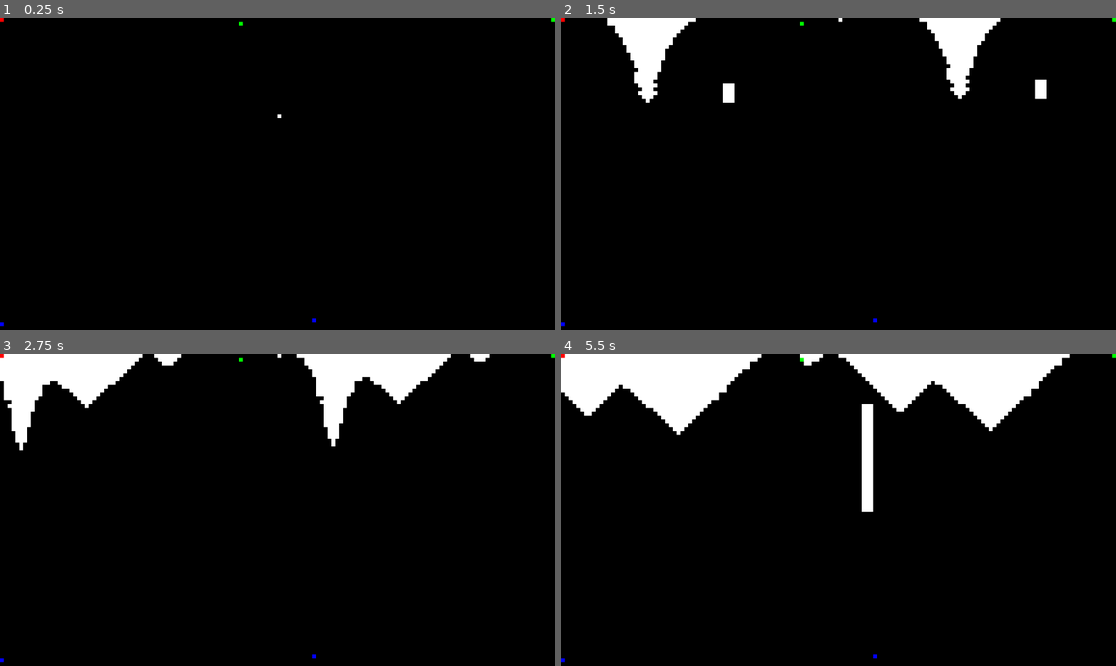
Above: before the commit, frames 1-4 (two rows, left to right).
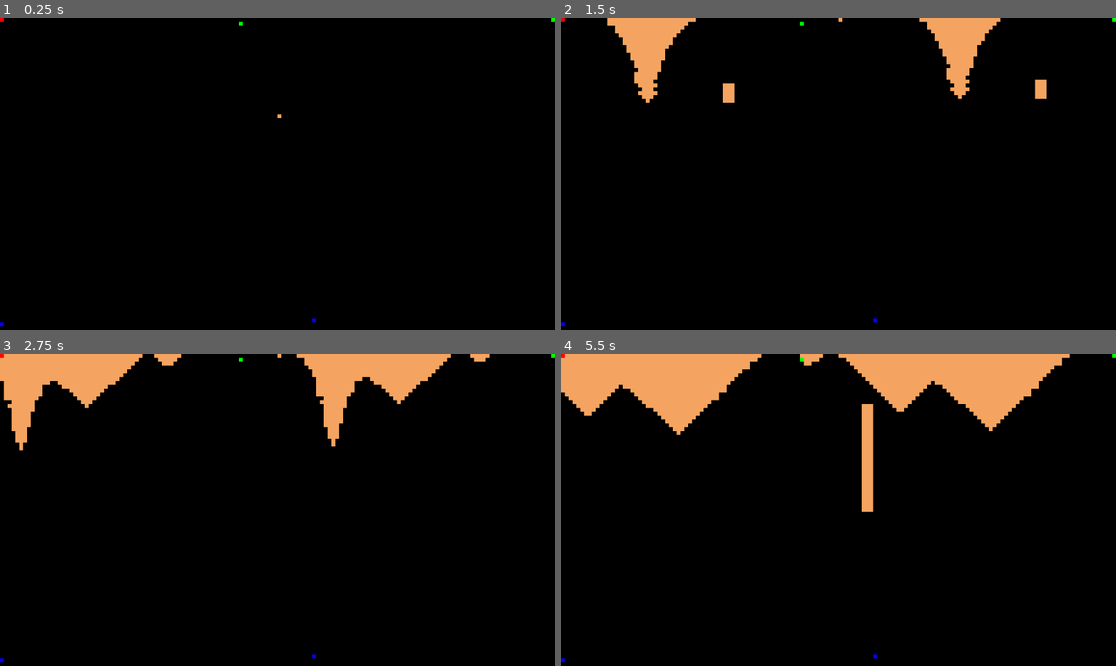
Above: after the commit, the same moments.

Repository: CoffeeCatRailway/Sand-Simulation
Game: Godot game, scene res://scenes/sand_sim.tscn
The game is run twice, just before and just after one commit, with the same random seed, the same clock (stepped at 60 frames per second) and the same inputs.
Inputs (mouse positions are in pixels of both pictures, inside the frame that each line leads up to):
- Up to frame 1 (0.25 s): no input
- Up to frame 2 (1.5 s): tap Enter at 0.5 s; move the mouse to (960, 158) at 0.52 s; press the mouse at (960, 158) at 0.53 s; move the mouse to (727, 189) at 1.27 s; release the mouse at (727, 189) at 1.28 s; right-click (727, 189) at 1.35 s
- Up to frame 3 (2.75 s): move the mouse to (333, 441) at 2.02 s; press the mouse at (333, 441) at 2.03 s
- Up to frame 4 (5.5 s): move the mouse to (810, 572) at 2.77 s; release the mouse at (810, 572) at 2.78 s; right-click (810, 572) at 2.85 s; move the mouse to (1005, 556) at 3.52 s; press the mouse at (1005, 556) at 3.53 s; move the mouse to (672, 463) at 4.27 s; release the mouse at (672, 463) at 4.28 s; right-click (672, 463) at 4.35 s; move the mouse to (866, 510) at 5.02 s; press the mouse at (866, 510) at 5.03 s

The runs differ from the first frame. In frame 1, less than 0.1% of the frame differs, in the area x 49-51%, y 30-33%; in frame 2, 3.8%; in frame 3, 6.8%; in frame 4, 12%, in the area x 0-92%, y 0-51%.

Commit message:
sand color

Diff:
--- a/scripts/sand_sim.gd
+++ b/scripts/sand_sim.gd
@@ -69,7 +69,7 @@
 		for y in range(0, height):
 			var i = y * height + x
 			if data[i] == 1:
-				image.set_pixel(x, y, Color.WHITE)
+				image.set_pixel(x, y, Color.SANDY_BROWN)
 			elif data[i] == 2:
 				image.set_pixel(x, y, Color.RED)
 			elif data[i] == 3:
